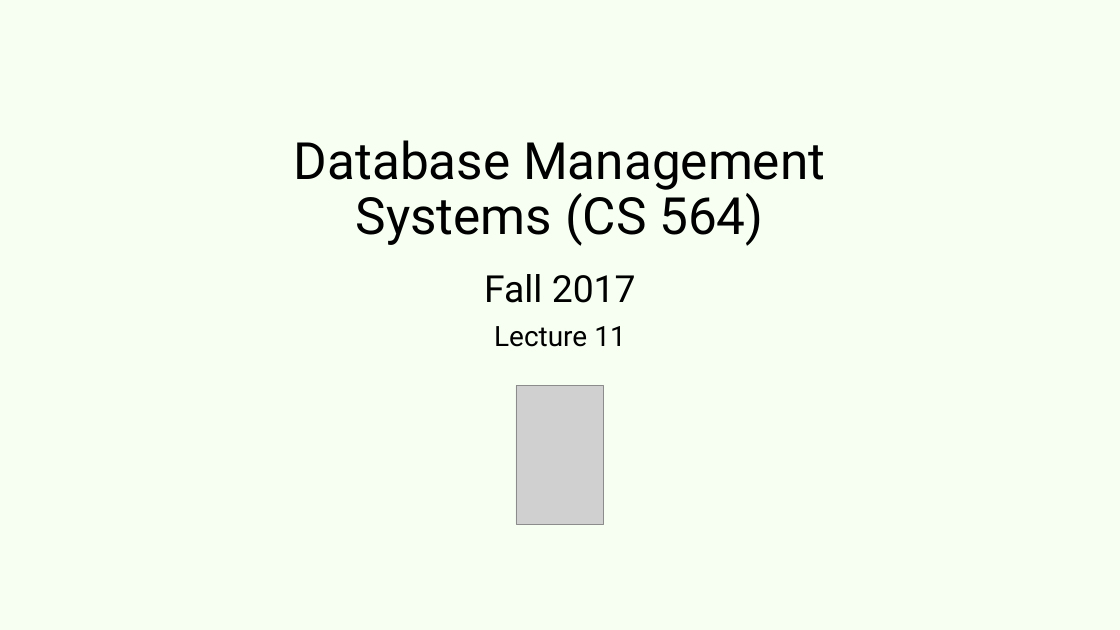
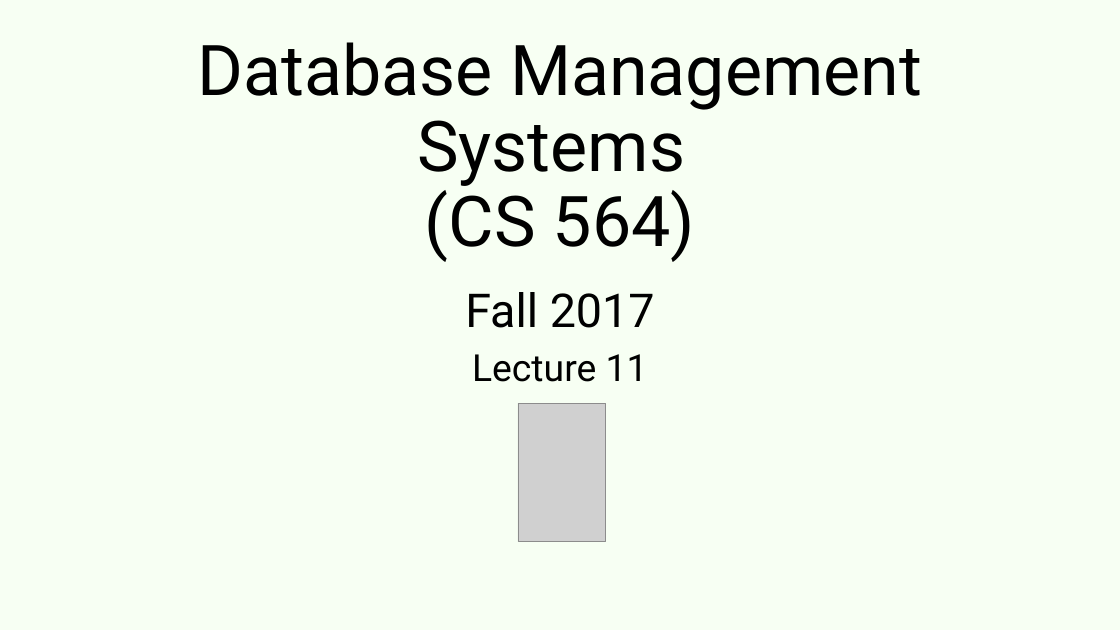
Before and after one commit to adelaneh/adelaneh.github.io, a slide deck: slide 1 of cs564_fall17/slides/lecture11-storage-buffmgmt-1.pptx. Drawn at 1120x630 pixels with LibreOffice and Linux fonts; fonts in the diff are those of the drawing; grey boxes stand for pictures. Boxes give left, top, right and bottom in pixels: in the first picture for what was removed or moved away, otherwise in the second. Text is boxed around its words. In the diff, an @@ line names an element or a change of style, - is before the commit and + after.

```diff
--- a/cs564_fall17/slides/lecture11-storage-buffmgmt-1.pptx
+++ b/cs564_fall17/slides/lecture11-storage-buffmgmt-1.pptx
@@ title "Database Management Systems (CS 564)": place and size @@
-title "Database Management Systems (CS 564)" at (294,140,825,246)
+title "Database Management Systems (CS 564)" at (197,42,922,262)
@@ title "Database Management Systems (CS 564)" at (197,42,922,262): size 44 to 60 pt @@
@@ subtitle "Fall 2017": place and size @@
-subtitle "Fall 2017" at (484,274,636,347)
+subtitle "Fall 2017" at (465,292,655,382)
@@ subtitle "Fall 2017" at (465,292,655,382): size 32 to 40 pt in "Fall 2017"; size 24 to 32 pt in "Lecture 11" @@
@@ picture: place and size @@
-picture at (516,386,604,524)
+picture at (518,403,607,542)
```
Also in this commit, not shown: 12 other files.
